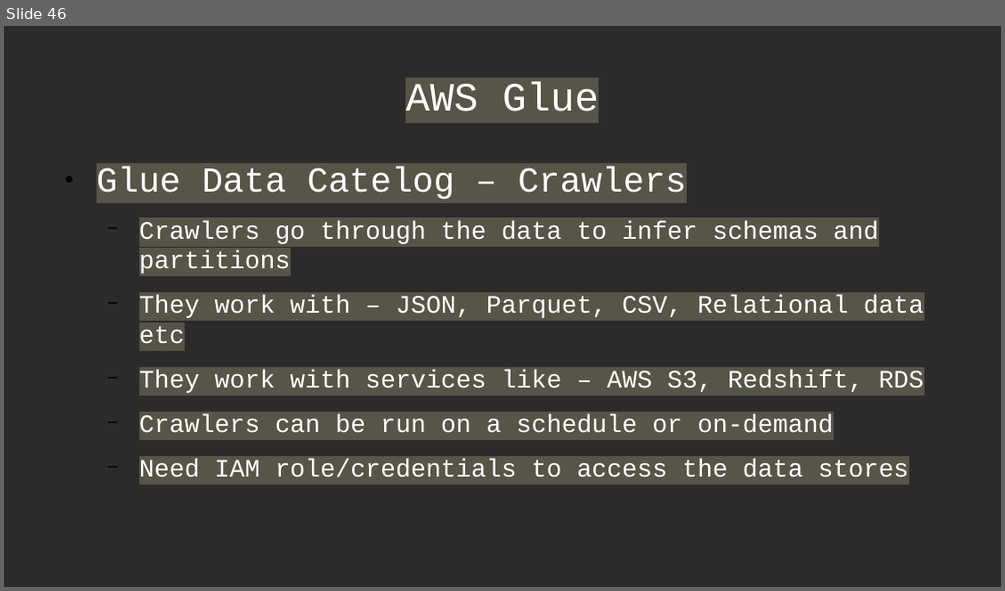
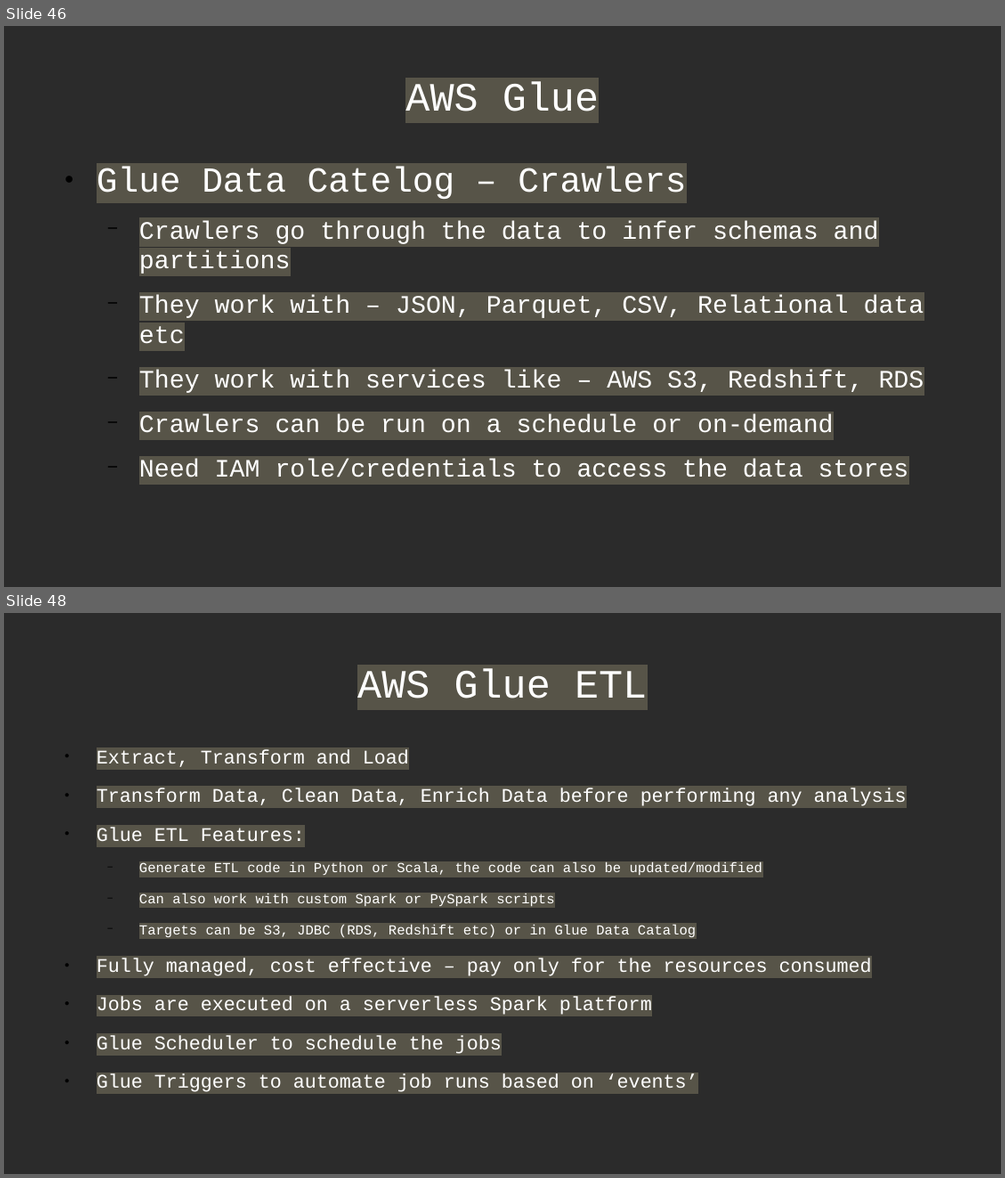
Before and after one commit to Anshul-GH/AWS_ML_Certification, a slide deck: AWS_Certified_ML_Certification_Deck.odp. Shown one above the other, each under a label of ours: slide 46 before the commit, slides 46 and 48 after it; the slides between them are not shown. The pictures are 1005x591 and 1005x1178 pixels, drawn with LibreOffice and Linux fonts; fonts in the diff are those of the drawing; background and template pictures are left out; a plain dark background stands for a picture behind light text. Boxes give left, top, right and bottom in pixels: in the first picture for what was removed or moved away, otherwise in the second. Text is boxed around its words. In the diff, an @@ line names an element or a change of style, - is before the commit and + after.

```diff
--- a/AWS_Certified_ML_Certification_Deck.odp
+++ b/AWS_Certified_ML_Certification_Deck.odp
@@ slide 48 added at <box>4,613,1001,1174</box>, background picture (left out) @@
@@ title added at <box>357,669,647,698</box>, 32 pt, text #FFFFFF @@
+AWS Glue ETL
@@ text added at <box>97,749,906,1094</box>, 15.4 pt, text #FFFFFF @@
+● Extract, Transform and Load
+● Transform Data, Clean Data, Enrich Data before performing any analysis
+● Glue ETL Features:
+  − Generate ETL code in Python or Scala, the code can also be updated/modified
+  − Can also work with custom Spark or PySpark scripts
+  − Targets can be S3, JDBC (RDS, Redshift etc) or in Glue Data Catalog
+● Fully managed, cost effective – pay only for the resources consumed
+● Jobs are executed on a serverless Spark platform
+● Glue Scheduler to schedule the jobs
+● Glue Triggers to automate job runs based on ‘events’
```
Also in this commit, not shown: 1 slide changed, 15 other slides added, 2 other files.
